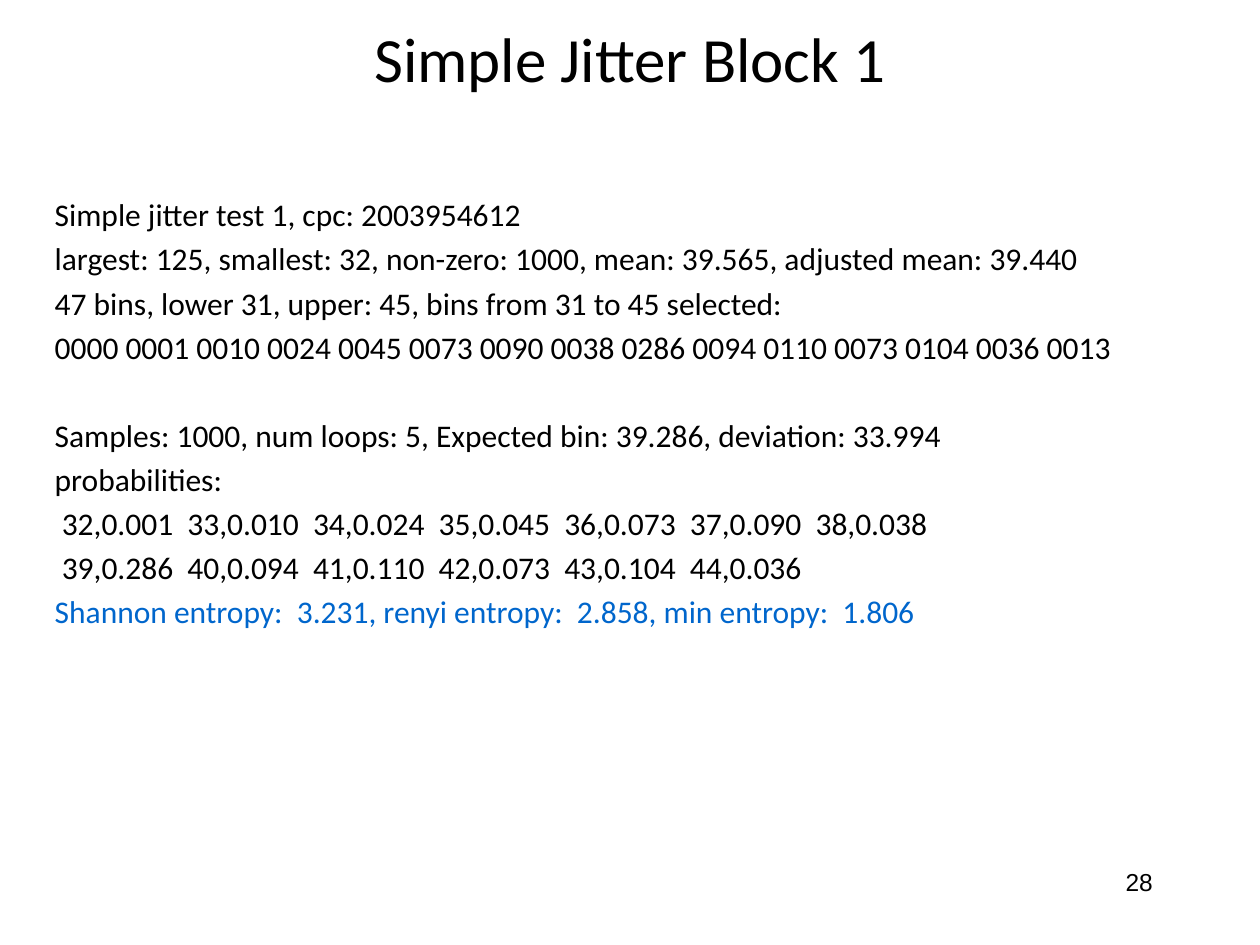
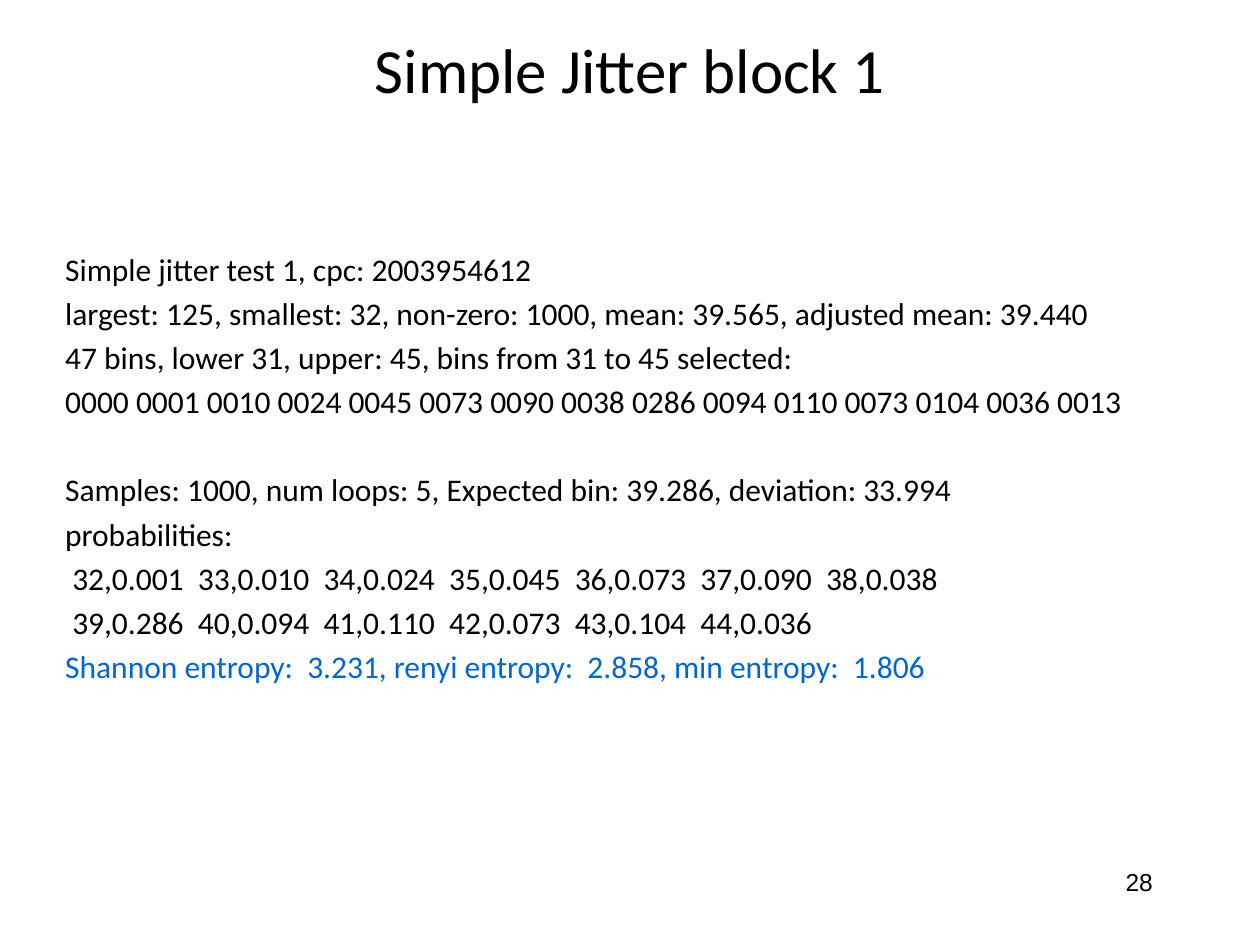
Before and after one commit to jlmucb/class_notes, a slide deck: slide 28 of BerkeleyClass/CS290Spring2013/Lectures/entropy_talk.pptx. Drawn at 1260x945 pixels with LibreOffice and Linux fonts; fonts in the diff are those of the drawing. Boxes give left, top, right and bottom in pixels: in the first picture for what was removed or moved away, otherwise in the second. Text is boxed around its words. In the diff, an @@ line names an element or a change of style, - is before the commit and + after.

```diff
--- a/BerkeleyClass/CS290Spring2013/Lectures/entropy_talk.pptx
+++ b/BerkeleyClass/CS290Spring2013/Lectures/entropy_talk.pptx
@@ title at box(375, 49, 885, 103): text changed @@
-Simple Jitter Block 1
+Simple Jitter block 1
@@ text "Simple jitter test 1, cpc: ...": place and size @@
-text "Simple jitter test 1, cpc: ..." at box(55, 204, 1111, 628)
+text "Simple jitter test 1, cpc: ..." at box(65, 259, 1121, 683)
```
Also in this commit, not shown: 23 other slides changed, 1 other file.
